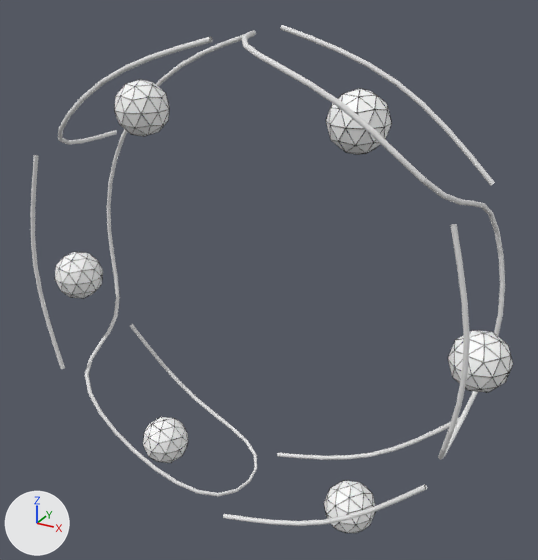
The Blender file ThemePark1.0-Copy/Assets/Prefabs/Objects in Scene/FerrisWheelItfinallyWorks.blend, before and after one commit.
One viewpoint serves both versions: a camera (50 mm lens) standing at (1.42, -2.42, 1.26) and looking at (0.04, 0.07, 0.01). Lighting does not change. The marker at lower left points along +X, +Y and +Z.

Names of what the first picture shows: 'Cabin1', 'Cabin2', 'Torus', 'cabin3', 'cabin4', 'cabin5', 'cabin6'.
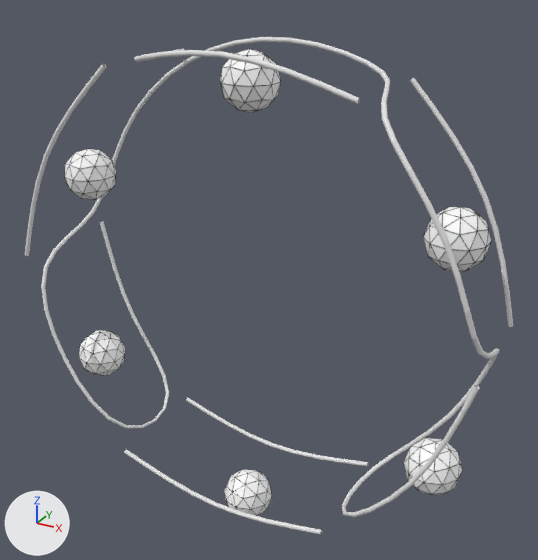
Scene script edits in JSON lines:
```json
{"op": "set", "path": "ob_torus.rotation_euler", "old": "(1.571, 0.00187, 0.0)", "new": "(1.571, 0.565, 0.0)", "note": "degrees (90, 0.1, 0) -> degrees (90, 32, 0)"}
{"op": "set", "path": "ob_cabin1.location", "old": "(-0.498, 0.004, -0.809)", "new": "(-0.853, 0.004, -0.418)"}
{"op": "set", "path": "ob_cabin2.location", "old": "(0.482, 0.004, -0.819)", "new": "(-0.03, 0.004, -0.95)"}
{"op": "set", "path": "ob_cabin3.location", "old": "(0.95, 0.004, 0.034)", "new": "(0.821, 0.004, -0.478)"}
{"op": "set", "path": "ob_cabin4.location", "old": "(0.437, 0.004, 0.844)", "new": "(0.82, 0.004, 0.481)"}
{"op": "set", "path": "ob_cabin5.location", "old": "(-0.505, 0.004, 0.805)", "new": "(0.003, 0.004, 0.95)"}
{"op": "set", "path": "ob_cabin6.location", "old": "(-0.95, 0.004, -0.022)", "new": "(-0.815, 0.004, 0.489)"}
```

Where the change shows, as pixel boxes [x1, y1, x2, y2] in the pictures (538 x 560 px):
```json
{"object": "Torus", "change": "turned", "before": [30, 25, 505, 526], "after": [25, 37, 513, 534]}
{"object": "cabin4", "change": "moved", "before": [325, 88, 392, 155], "after": [423, 207, 492, 271]}
{"object": "cabin5", "change": "moved", "before": [114, 79, 170, 137], "after": [220, 49, 281, 113]}
{"object": "cabin3", "change": "moved", "before": [447, 330, 513, 393], "after": [403, 437, 463, 495]}
{"object": "cabin6", "change": "moved", "before": [54, 251, 103, 299], "after": [64, 148, 117, 200]}
{"object": "Cabin2", "change": "moved", "before": [323, 480, 376, 533], "after": [224, 469, 272, 518]}
{"object": "Cabin1", "change": "moved", "before": [143, 417, 188, 463], "after": [79, 330, 125, 376]}
```
